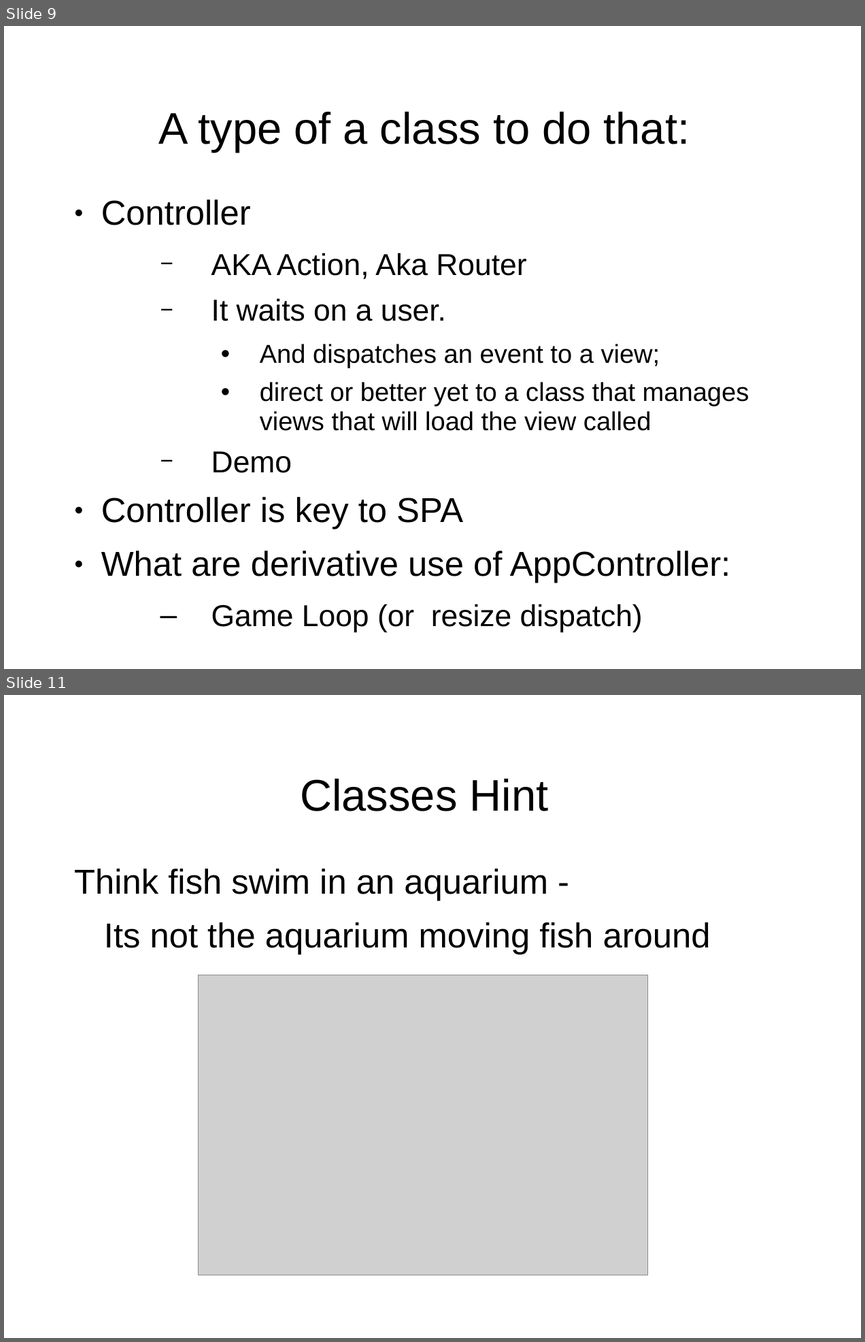
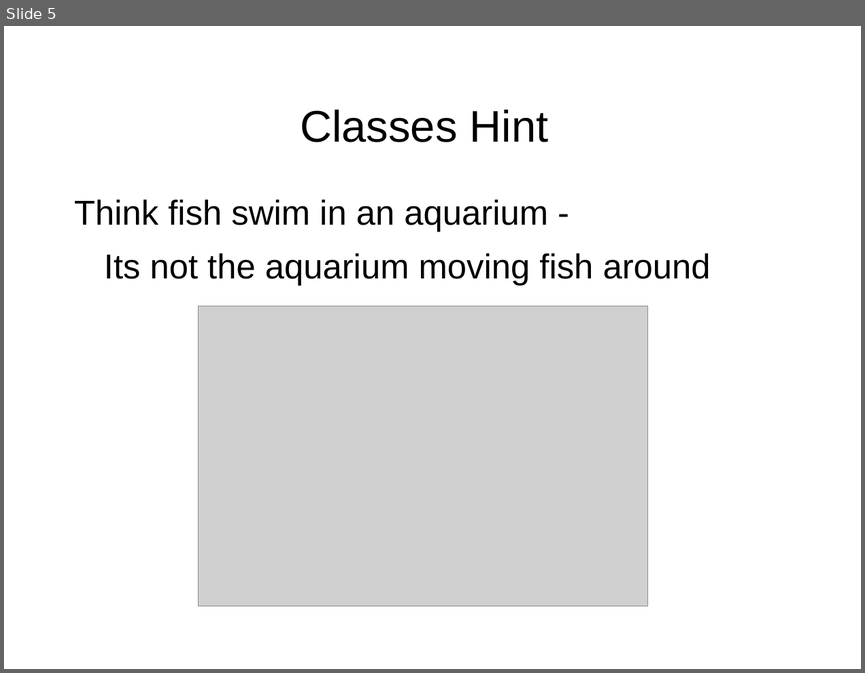
Before and after one commit to shawea/blueGrass, a slide deck: trainTheTrainer/2of2.odp. Shown one above the other, each under a label of ours: slides 9 and 11 before the commit, slide 5 after it; the slides between them are not shown. The pictures are 865x1342 and 865x673 pixels, drawn with LibreOffice and Linux fonts; fonts in the diff are those of the drawing; grey boxes stand for pictures; background and template pictures are left out. Boxes give left, top, right and bottom in pixels: in the first picture for what was removed or moved away, otherwise in the second. Text is boxed around its words. In the diff, an @@ line names an element or a change of style, - is before the commit and + after.

```diff
--- a/trainTheTrainer/2of2.odp
+++ b/trainTheTrainer/2of2.odp
@@ slide 9 removed at box(4, 26, 861, 669), background picture (left out) @@
@@ title removed at box(159, 112, 689, 152) @@
-A type of a class to do that:
@@ text removed at box(101, 199, 749, 632) @@
-● Controller
-  − AKA Action, Aka Router
-  − It waits on a user.
-    • And dispatches an event to a view;
-    • direct or better yet to a class that manages views that will load the view called
-  − Demo
-● Controller is key to SPA
-● What are derivative use of AppController:
-  – Game Loop (or resize dispatch)
@@ what was slide 11 is now slide 5 @@
```
Also in this commit, not shown: 3 slides changed, 6 slides added, 5 other slides removed, 4 other files.
